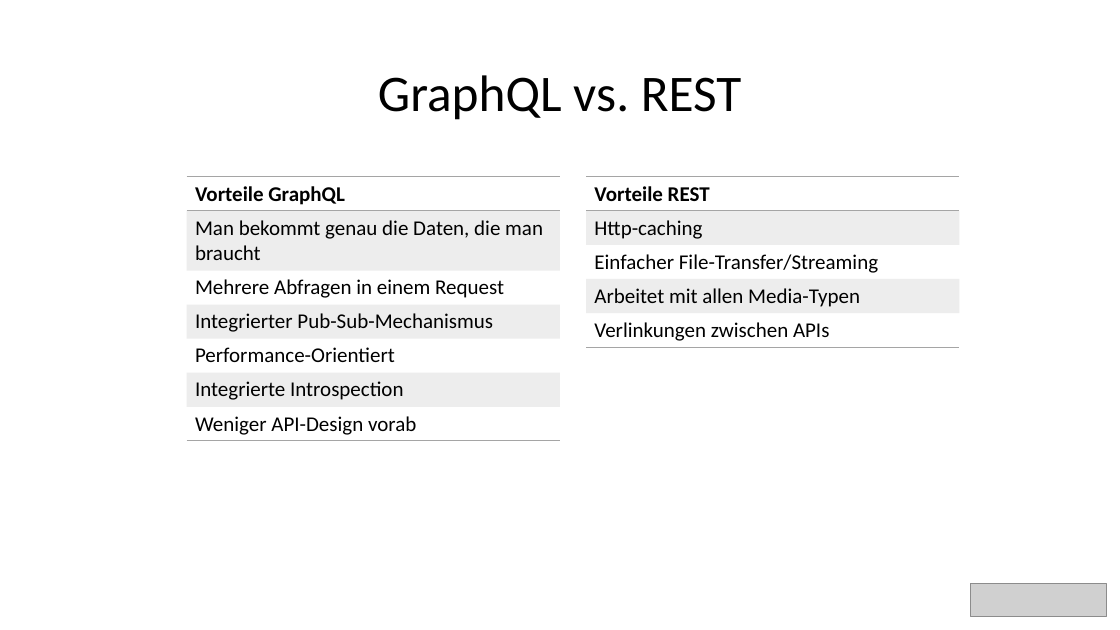
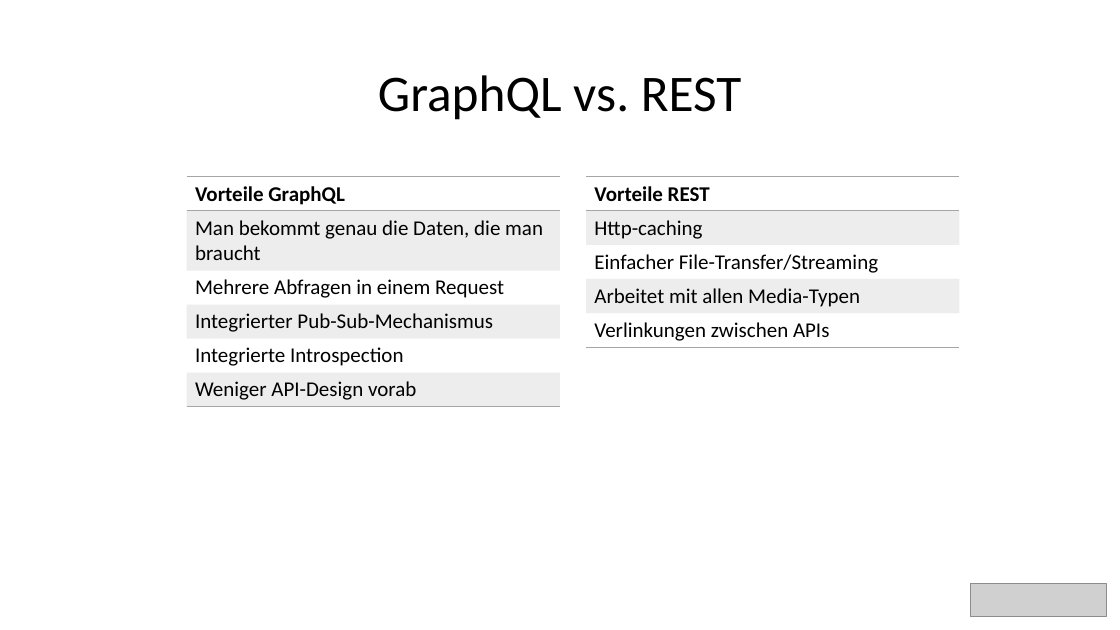
Before and after one commit to bytePassion/GraphQL-Talk, a slide deck: slide 43 of slides/GraphqlSlides.pptx (slide 46 before the commit). Drawn at 1120x630 pixels with LibreOffice and Linux fonts; fonts in the diff are those of the drawing; grey boxes stand for pictures. Boxes give left, top, right and bottom in pixels: in the first picture for what was removed or moved away, otherwise in the second. Text is boxed around its words. In the diff, an @@ line names an element or a change of style, - is before the commit and + after.

```diff
--- a/slides/GraphqlSlides.pptx
+++ b/slides/GraphqlSlides.pptx
@@ table at box(187, 176, 560, 406) @@
-row 5: Performance-Orientiert
```
Also in this commit, not shown: 1 other slide changed, 3 slides removed.
